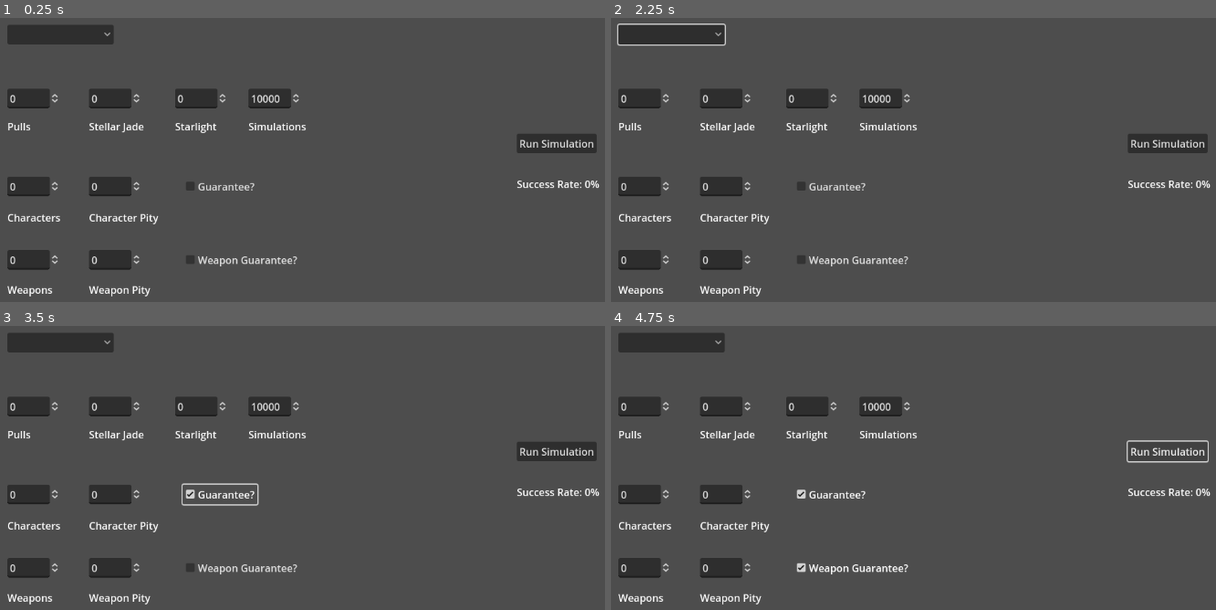
Above: before the commit, frames 1-4 (two rows, left to right).
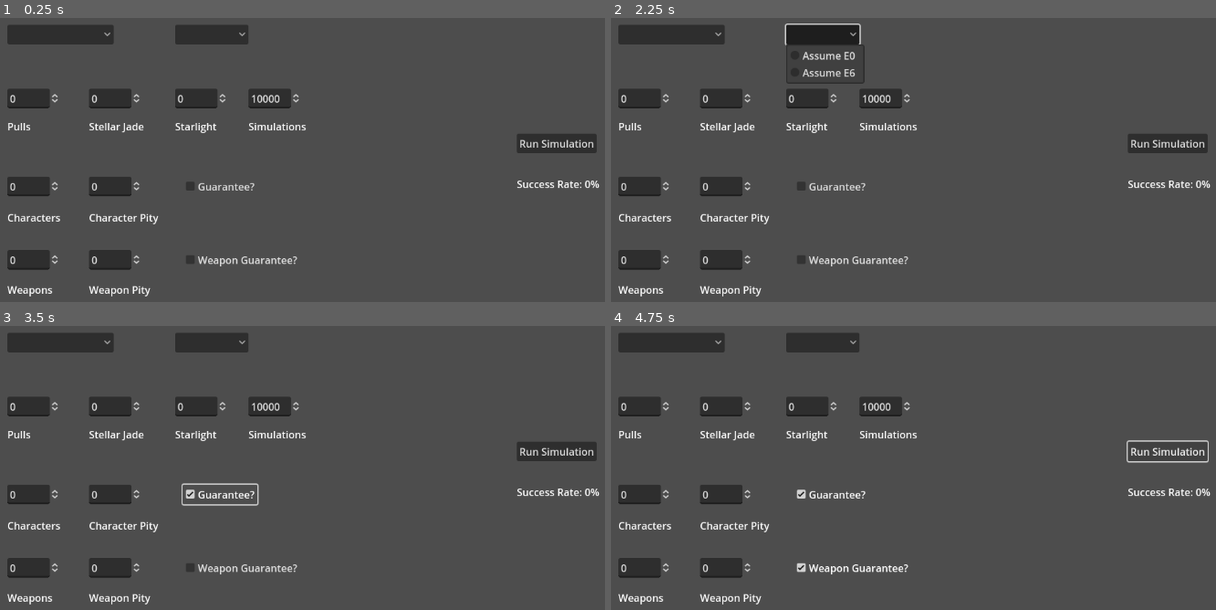
Above: after the commit, the same moments.

Repository: tyler-torr/Gacha-Pull-Simulator
Game: Godot game, scene res://pull_simulator.tscn
Two runs of this game, one before a commit and one after it. Both use one fixed random seed, a clock stepped at 60 frames per second and the inputs below.
Inputs (mouse positions are in pixels of both pictures, inside the frame that each line leads up to):
- Up to frame 1 (0.25 s): no input
- Up to frame 2 (2.25 s): click "Run Simulation" at 0.5 s; click (671, 35) at 1.25 s; click (822, 35) at 2.02 s
- Up to frame 3 (3.5 s): click "Guarantee?" at 2.75 s
- Up to frame 4 (4.75 s): click "Weapon Guarantee?" at 3.5 s; click "Run Simulation" at 4.25 s

The runs differ from the first frame. In frame 1, 0.8% of the frame differs, in the area x 28-42%, y 2-10%; in frame 2, 1.6%, in the area x 0-42%, y 1-24%; in frame 3, 0.8%; in frame 4, 0.8%.
Error before the commit: Invalid access to property or key 'OTHER' on a base object of type 'Nil'. (res://pull_simulator.gd:120)
Error after the commit: Invalid access to property or key 'OTHER' on a base object of type 'Nil'. (res://pull_simulator.gd:152)

Commit message:
More groundwork for 4* pulling
Currently not working but don't know why it's 3 AM and I'm tired. Simulating 4* and 5* pulling at the same time is becoming increasingly complex. May need to split this across multiple scripts

Diff:
--- a/pull_simulator.gd
+++ b/pull_simulator.gd
@@ -49,6 +49,7 @@
 }
 
 var banner
+var copies_preference = 0
 
 @onready var available_pulls_input = $AvailablePullsInput
 @onready var available_currency_input = $AvailableCurrencyInput
@@ -66,13 +67,27 @@
 	pass
 
 
-func pull(banner_type: String, pity: int) -> bool:
+func pull(banner_type: String, pity: int, four_star_pity: int) -> String:
 	var current_pull_rate = banner[banner_type]["PULL_RATE"]
-	if pity == banner[banner_type]["HARD_PITY"]:
+	var current_four_star_pull_rate = banner["4-STAR"]["PULL_RATE"]
+	var roll = randf()
+
+	if pity >= banner[banner_type]["HARD_PITY"]:
 		current_pull_rate = 1.0
 	elif pity >= banner[banner_type]["SOFT_PITY_START"]:
 		current_pull_rate += banner[banner_type]["PITY_RATE"] * (pity - banner[banner_type]["SOFT_PITY_START"] + 1)
-	return current_pull_rate >= randf()
+
+	if four_star_pity >= banner["4-STAR"]["HARD_PITY"]:
+		current_pull_rate = 1.0
+	elif four_star_pity >= banner["4-STAR"]["SOFT_PITY_START"]:
+		current_four_star_pull_rate += banner["4-STAR"]["PITY_RATE"] * (pity - banner[banner_type]["SOFT_PITY_START"] + 1)
+
+	if current_pull_rate >= roll:
+		return "5-STAR"
+	elif current_four_star_pull_rate >= roll:
+		return "4-STAR"
+	else:
+		return "3-STAR"
 
 
 func fifty_fifty(banner_type: String, guarantee: bool) -> bool:
@@ -83,10 +98,13 @@
 	return remaining_gems / conversion_rate
 
 
-func simulate_banner(banner_type: String, five_stars_pulled: int, pity: int, guarantee: bool,
-					remaining_gems: int) -> Array:
-	if pull(banner_type, pity):
+func simulate_banner(banner_type: String, five_stars_pulled: int, pity: int, four_star_pity: int, guarantee: bool,
+					four_star_guarantee: bool, remaining_gems: int) -> Array:
+	var pull = pull(banner_type, pity, four_star_pity)
+
+	if pull == "5-STAR":
 		pity = 0
+		four_star_pity += 1
 		remaining_gems += banner["OTHER"]["5-STAR_GEM_GAIN"]
 		if fifty_fifty(banner_type, guarantee):
 			guarantee = false
@@ -95,7 +113,19 @@
 			guarantee = true
 	else:
 		pity += 1
-	return [five_stars_pulled, pity, guarantee, remaining_gems]
+		if pull == "4-STAR":
+			if fifty_fifty("4-STAR", four_star_guarantee):
+				four_star_guarantee = false
+				if copies_preference == 0:
+					remaining_gems += banner["OTHER"]["4-STAR_GEM_GAIN"]
+				elif copies_preference == 1:
+					remaining_gems += banner["OTHER"]["4-STAR_EXCESS_GEM_GAIN"]
+			else:
+				four_star_guarantee = true
+				remaining_gems += banner["OTHER"]["4-STAR_GEM_GAIN"]
+		else:
+			four_star_pity += 1
+	return [five_stars_pulled, pity, four_star_pity, guarantee, four_star_guarantee, remaining_gems]
 
 
 func simulate_pulls(available_pulls: int, available_currency: int, available_gems: int, simulation_runs: int,
@@ -112,10 +142,12 @@
 
 		var pity = character_pity
 		var wep_pity = weapon_pity
-		# var four_star_pity = 0
+		var four_star_pity = 0
+		var wep_four_star_pity = 0
 
 		var current_guarantee = guarantee
 		var wep_guarantee = weapon_guarantee
+		var four_star_guarantee = false
 
 		while remaining_pulls > 0 || remaining_gems >= banner["OTHER"]["GEM_CONVERSION_RATE"]:
 			if (remaining_gems >= banner["OTHER"]["GEM_CONVERSION_RATE"]):
@@ -125,18 +157,22 @@
 
 			# Character banners
 			if five_stars_pulled < desired_five_stars:
-				var result: Array = simulate_banner("CHARACTER", five_stars_pulled, pity, current_guarantee, remaining_gems)
+				var result: Array = simulate_banner("CHARACTER", five_stars_pulled, pity, four_star_pity, current_guarantee, four_star_guarantee, remaining_gems)
 				five_stars_pulled = result[0]
 				pity = result[1]
-				current_guarantee = result[2]
-				remaining_gems = result[3]
+				four_star_pity = result[2]
+				current_guarantee = result[3]
+				four_star_guarantee = result[4]
+				remaining_gems = result[5]
 			# Weapon banners
 			if weapons_pulled < desired_five_star_weapons:
-				var result: Array = simulate_banner("WEAPON", weapons_pulled, wep_pity, wep_guarantee, remaining_gems)
+				var result: Array = simulate_banner("WEAPON", weapons_pulled, wep_pity, wep_four_star_pity, wep_guarantee, four_star_guarantee, remaining_gems)
 				weapons_pulled = result[0]
 				wep_pity = result[1]
-				wep_guarantee = result[2]
-				remaining_gems = result[3]
+				wep_four_star_pity = result[2]
+				wep_guarantee = result[3]
+				four_star_guarantee = result[4]
+				remaining_gems = result[5]
 
 		if (five_stars_pulled >= desired_five_stars) and (weapons_pulled >= desired_five_star_weapons):
 			total_success += 1
@@ -168,3 +204,10 @@
 		banner = HSR_BANNER
 	elif index == 1:
 		banner = WUWA_BANNER
+
+
+func _on_copies_button_item_selected(index: int) -> void:
+	if index == 0:
+		copies_preference = 0
+	elif index == 1:
+		copies_preference = 1
--- a/pull_simulator.tscn
+++ b/pull_simulator.tscn
@@ -184,5 +184,17 @@
 popup/item_1/text = "Wuthering Waves"
 popup/item_1/id = 1
 
+[node name="CopiesButton" type="OptionButton" parent="."]
+layout_mode = 0
+offset_left = 317.0
+offset_top = 31.0
+offset_right = 433.0
+offset_bottom = 62.0
+item_count = 2
+popup/item_0/text = "Assume E0"
+popup/item_1/text = "Assume E6"
+popup/item_1/id = 1
+
 [connection signal="pressed" from="RunButton" to="." method="_on_run_button_pressed"]
 [connection signal="item_selected" from="OptionButton" to="." method="_on_option_button_item_selected"]
+[connection signal="item_selected" from="CopiesButton" to="." method="_on_copies_button_item_selected"]
